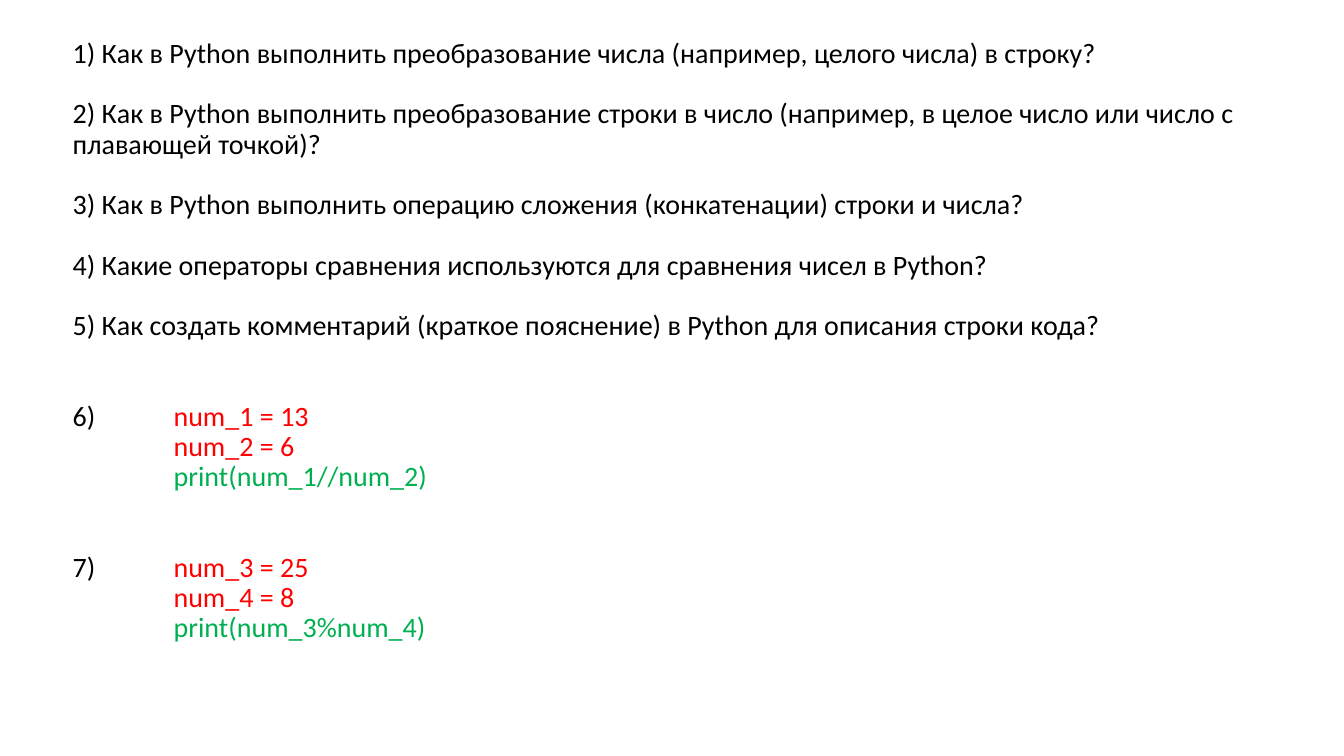
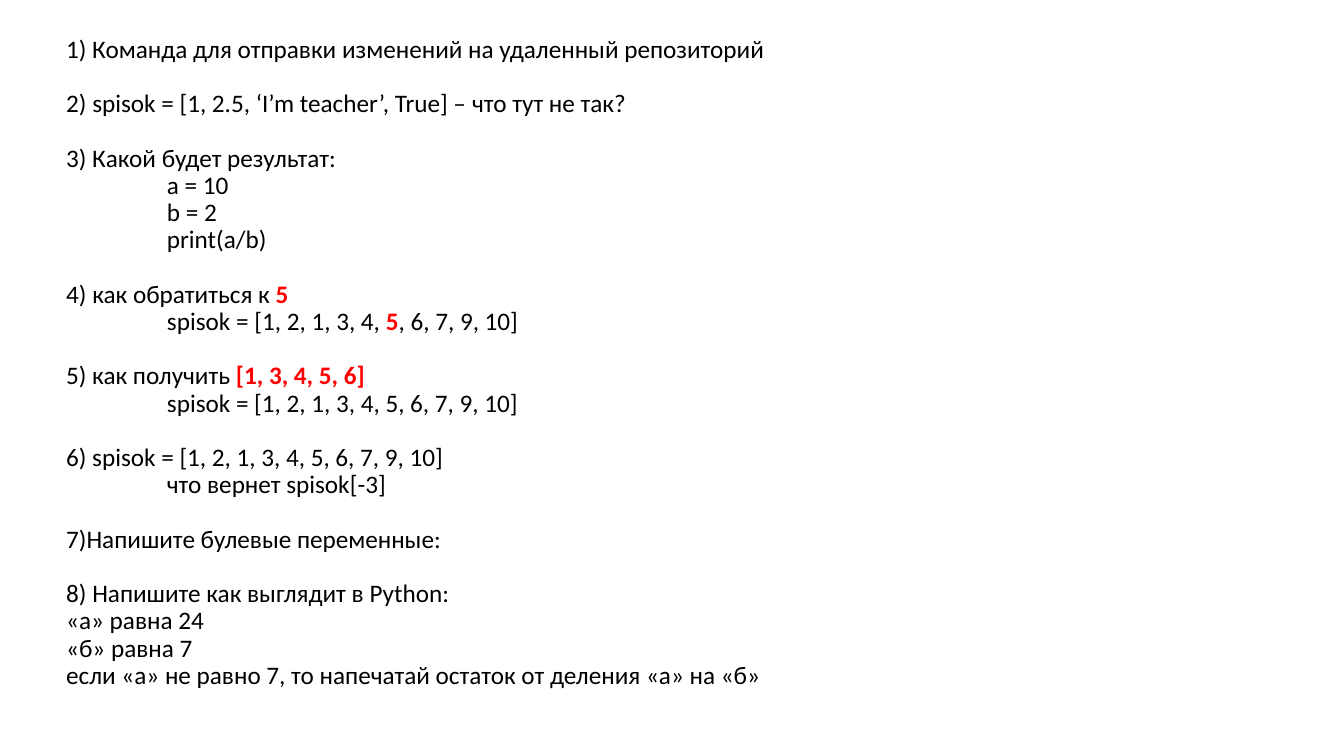
Before and after one commit to xDes-by/test, a slide deck: slide 1 of test_2.pptx. Drawn at 1344x756 pixels with LibreOffice and Linux fonts; fonts in the diff are those of the drawing. Boxes give left, top, right and bottom in pixels: in the first picture for what was removed or moved away, otherwise in the second. Text is boxed around its words. In the diff, an @@ line names an element or a change of style, - is before the commit and + after.

```diff
--- a/test_2.pptx
+++ b/test_2.pptx
@@ title at bbox=[66, 40, 764, 688]: text changed; size 20 to 18 pt @@
-1) Как в Python выполнить преобразование числа (например, целого числа) в строку?
-2) Как в Python выполнить преобразование строки в число (например, в целое число или число с плавающей точкой)?
-3) Как в Python выполнить операцию сложения (конкатенации) строки и числа?
-4) Какие операторы сравнения используются для сравнения чисел в Python?
-5) Как создать комментарий (краткое пояснение) в Python для описания строки кода?
-6) num_1 = 13
-num_2 = 6
-print(num_1//num_2)
-7) num_3 = 25
-num_4 = 8
-print(num_3%num_4)
+1) Команда для отправки изменений на удаленный репозиторий
+2) spisok = [1, 2.5, ‘I’m teacher’, True] – что тут не так?
+3) Какой будет результат:
+a = 10
+b = 2
+print(a/b)
+4) как обратиться к 5
+spisok = [1, 2, 1, 3, 4, 5, 6, 7, 9, 10]
+5) как получить [1, 3, 4, 5, 6]
+spisok = [1, 2, 1, 3, 4, 5, 6, 7, 9, 10]
+6) spisok = [1, 2, 1, 3, 4, 5, 6, 7, 9, 10]
+что вернет spisok[-3]
+7)Напишите булевые переменные:
+8) Напишите как выглядит в Python:
+«а» равна 24
+«б» равна 7
+если «а» не равно 7, то напечатай остаток от деления «а» на «б»
```
Also in this commit, not shown: 8 slides added, 6 slides removed, 2 other files.
